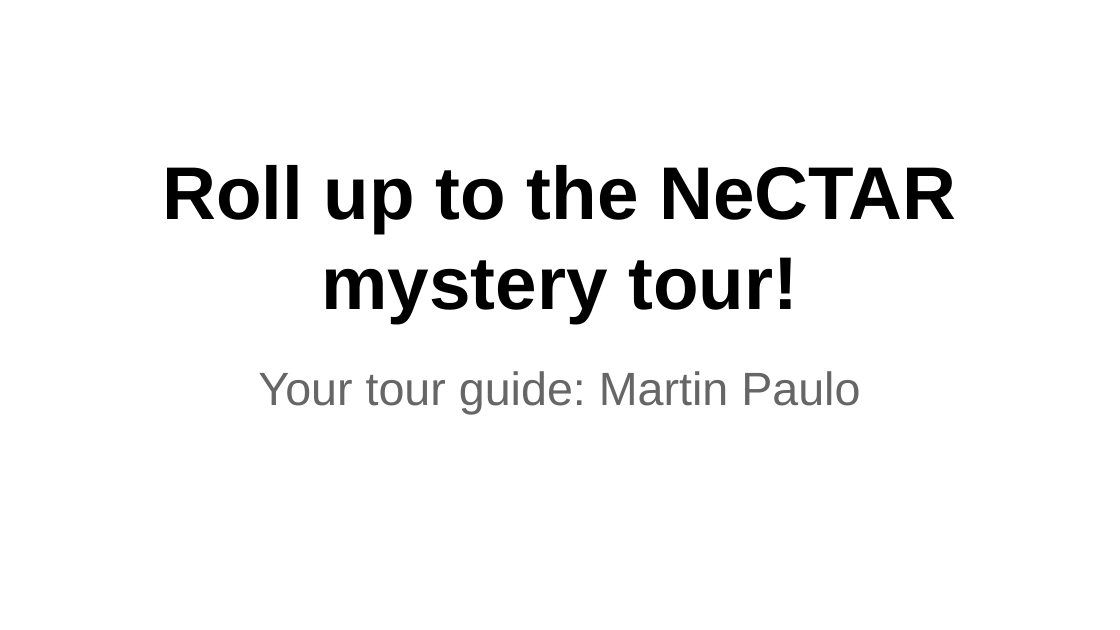
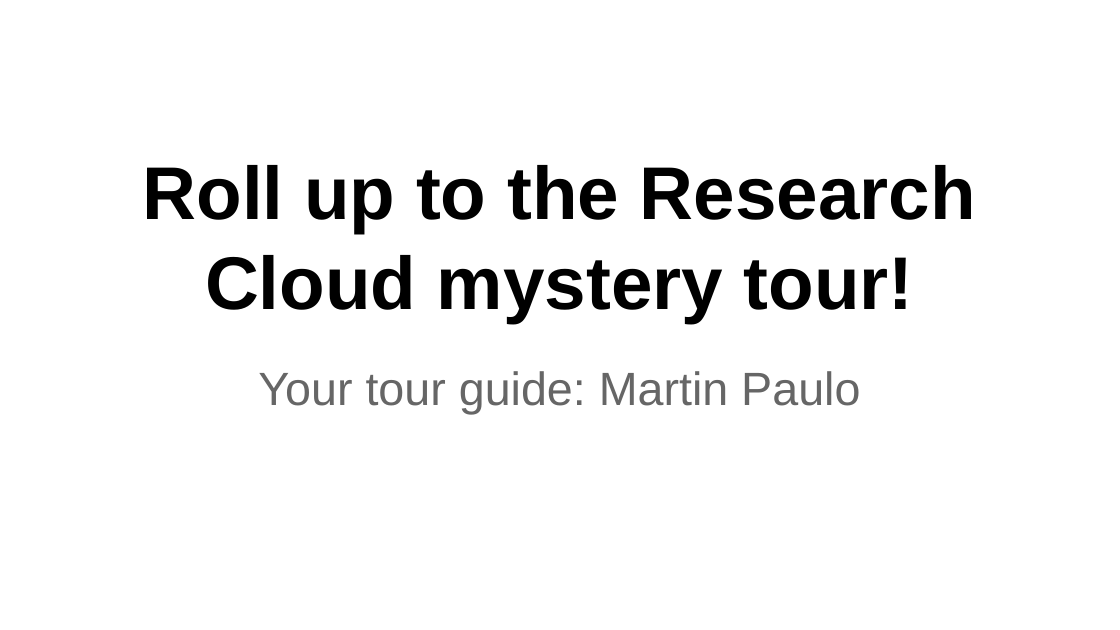
Before and after one commit to resbaz/nectar-cloud-lessons, a slide deck: slide 1 of Lessons/Lesson_I/Lesson_I_Questions.pptx. Drawn at 1120x630 pixels with LibreOffice and Linux fonts; fonts in the diff are those of the drawing. Boxes give left, top, right and bottom in pixels: in the first picture for what was removed or moved away, otherwise in the second. Text is boxed around its words. In the diff, an @@ line names an element or a change of style, - is before the commit and + after.

```diff
--- a/Lessons/Lesson_I/Lesson_I_Questions.pptx
+++ b/Lessons/Lesson_I/Lesson_I_Questions.pptx
@@ text at [143,165,976,323]: text changed @@
-Roll up to the NeCTAR mystery tour!
+Roll up to the Research Cloud mystery tour!
```
Also in this commit, not shown: 6 other slides changed, 1 slide added, 1 other file.
